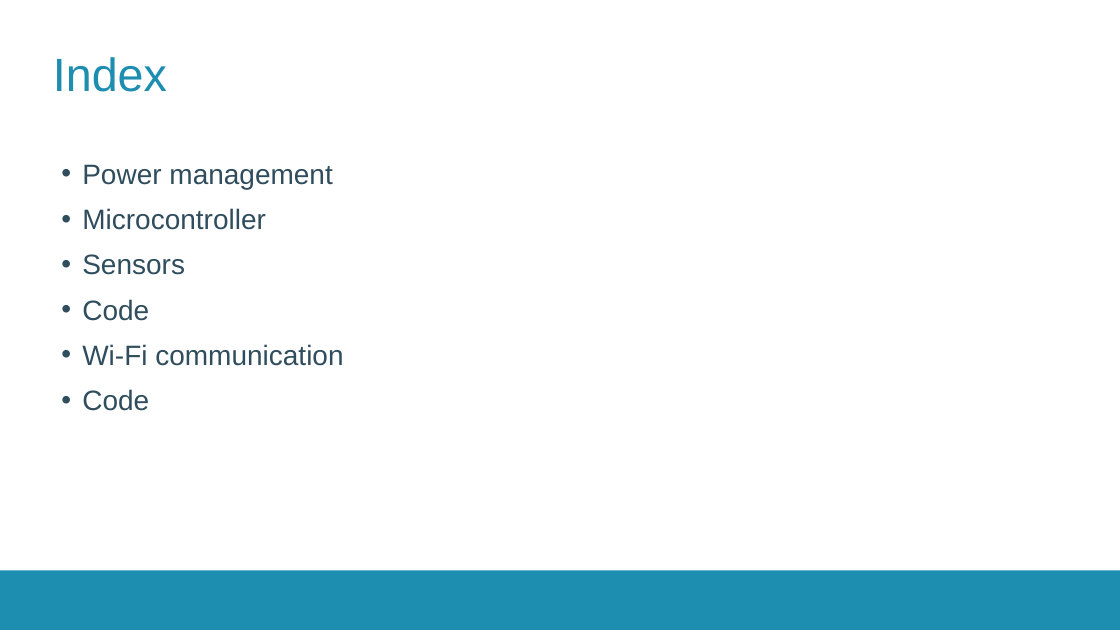
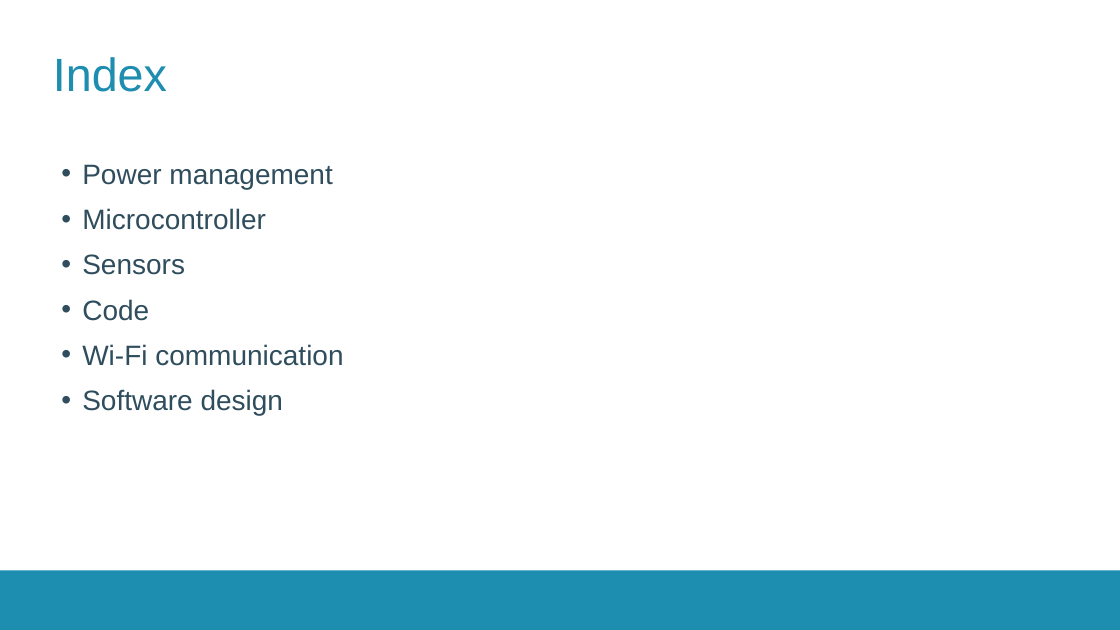
Before and after one commit to thomasf10/cosy_cafeteria, a slide deck: slide 2 of presentatie/tussentijdsepresentatie.pptx. Drawn at 1120x630 pixels with LibreOffice and Linux fonts; fonts in the diff are those of the drawing; background and template pictures are left out. Boxes give left, top, right and bottom in pixels: in the first picture for what was removed or moved away, otherwise in the second. Text is boxed around its words. In the diff, an @@ line names an element or a change of style, - is before the commit and + after.

```diff
--- a/presentatie/tussentijdsepresentatie.pptx
+++ b/presentatie/tussentijdsepresentatie.pptx
@@ text at box(82, 389, 284, 415): text changed @@
-• Code
+• Software design
```
Also in this commit, not shown: 1 other slide changed, 1 slide removed.
